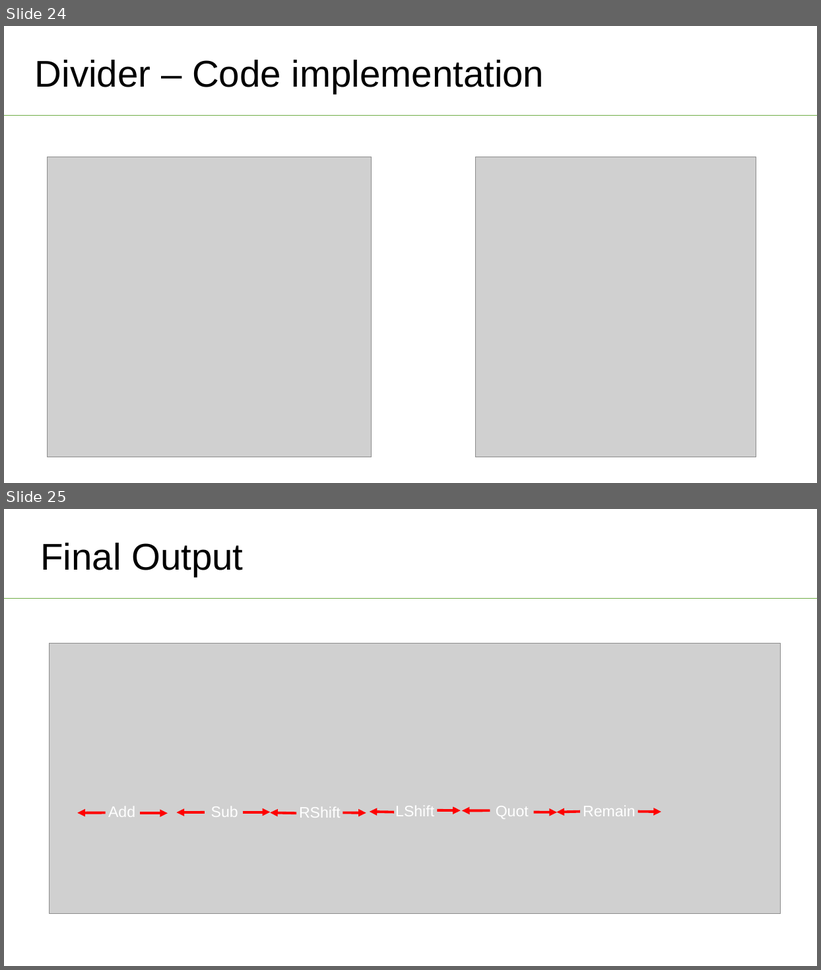
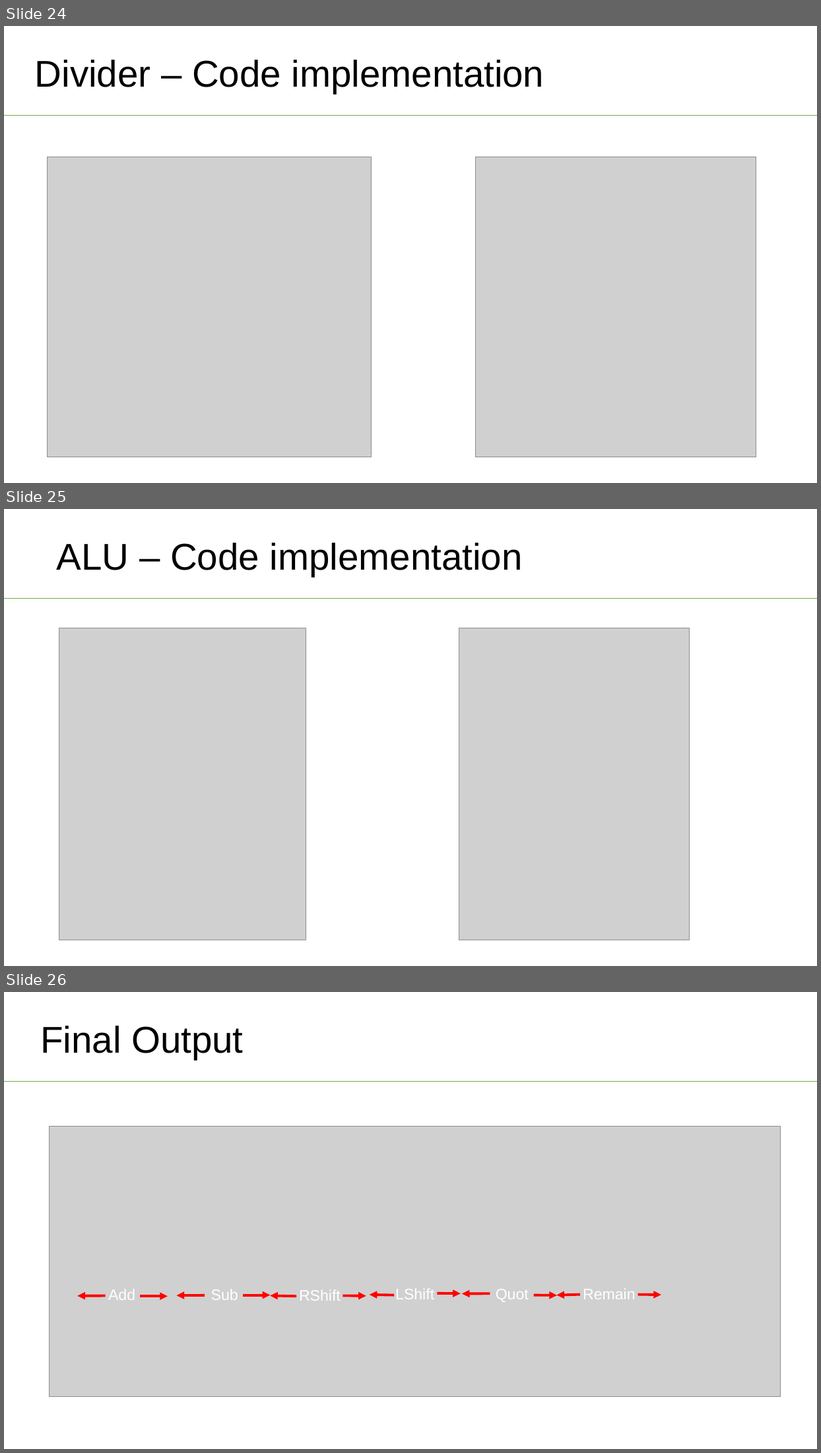
Before and after one commit to gjrb0324/2021_Spring_Verilog_HDL, a slide deck: PA/8-bit_ALU_with verilog_HDL.pptx. Shown one above the other, each under a label of ours: slides 24 and 25 before the commit, slides 24, 25 and 26 after it. The pictures are 821x970 and 821x1453 pixels, drawn with LibreOffice and Linux fonts; fonts in the diff are those of the drawing; grey boxes stand for pictures. Boxes give left, top, right and bottom in pixels: in the first picture for what was removed or moved away, otherwise in the second. Text is boxed around its words. In the diff, an @@ line names an element or a change of style, - is before the commit and + after.

```diff
--- a/PA/8-bit_ALU_with verilog_HDL.pptx
+++ b/PA/8-bit_ALU_with verilog_HDL.pptx
@@ slide 25 added at [4,509,817,966], background #FFFFFF @@
@@ text added at [57,543,523,576], 44 pt, text #000000 @@
+ALU – Code implementation
@@ line added from (4, 599) to (817, 599), #70AD47 1 pt @@
@@ picture added at [59,628,306,941] @@
@@ picture added at [459,628,690,941] @@
@@ what was slide 25 is now slide 26 @@
```
Also in this commit, not shown: 1 slide changed, 1 other slide added, 1 slide removed, 13 other files.
